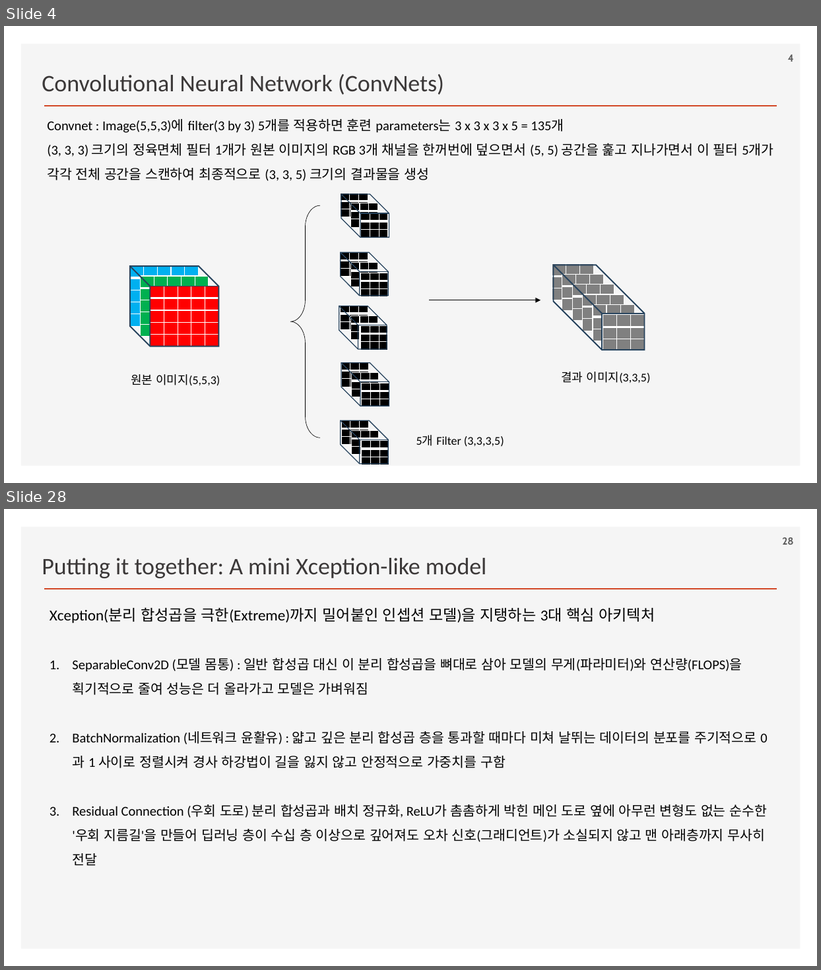
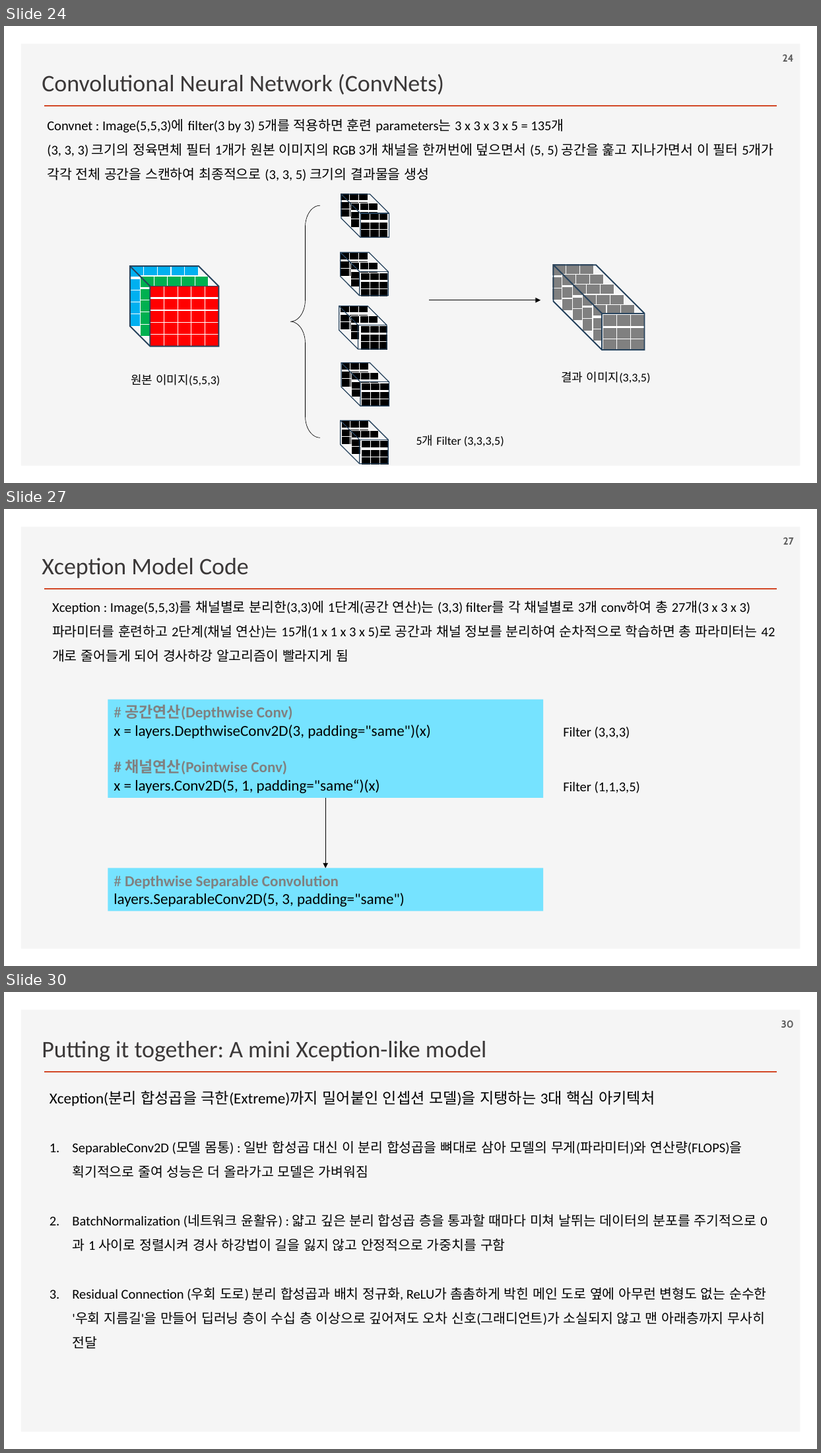
Before and after one commit to ancestor9/2026_Fall_Deep-Learning-with-Python, a slide deck: Chapter 09 ConvNet architecture patterns.pptx. Shown one above the other, each under a label of ours: slides 4 and 28 before the commit, slides 24, 27 and 30 after it; the slides between them are not shown. The pictures are 821x970 and 821x1453 pixels, drawn with LibreOffice and Linux fonts; fonts in the diff are those of the drawing; background and template pictures are left out. Boxes give left, top, right and bottom in pixels: in the first picture for what was removed or moved away, otherwise in the second. Text is boxed around its words. In the diff, an @@ line names an element or a change of style, - is before the commit and + after.

```diff
--- a/Chapter 09 ConvNet architecture patterns.pptx
+++ b/Chapter 09 ConvNet architecture patterns.pptx
@@ slide 27 added at (x1=4, y1=509, x2=817, y2=966), background #FFFFFF; not listed: 2 template elements that a slide beside it also shows @@
@@ page number added at (x1=783, y1=537, x2=794, y2=545), 12 pt, text #595959, bold @@
+27
@@ text added at (x1=42, y1=558, x2=249, y2=578), 28 pt, text #3B3838 @@
+Xception Model Code
@@ text added at (x1=52, y1=601, x2=757, y2=662), 16 pt, text #000000 @@
+Xception : Image(5,5,3)를 채널별로 분리한(3,3)에 1단계(공간 연산)는 (3,3) filter를 각 채널별로 3개 conv하여 총 27개(3 x 3 x 3) 파라미터를 훈련하고 2단계(채널 연산)는 15개(1 x 1 x 3 x 5)로 공간과 채널 정보를 분리하여 순차적으로 학습하면 총 파라미터는 42개로 줄어들게 되어 경사하강 알고리즘이 빨라지게 됨
@@ rectangle added at (x1=108, y1=700, x2=543, y2=799), fill #76E3FF, 18 pt, text #000000 @@
+# 공간연산(Depthwise Conv)
+x = layers.DepthwiseConv2D(3, padding="same")(x)
+# 채널연산(Pointwise Conv)
+x = layers.Conv2D(5, 1, padding="same“)(x)
@@ text added at (x1=563, y1=727, x2=630, y2=739), 16 pt, text #000000 @@
+Filter (3,3,3)
@@ text added at (x1=563, y1=782, x2=640, y2=793), 16 pt, text #000000 @@
+Filter (1,1,3,5)
@@ arrow added from (325, 798) to (325, 868), #000000 0.5 pt @@
@@ rectangle added at (x1=108, y1=868, x2=543, y2=912), fill #76E3FF, 18 pt, text #000000 @@
+# Depthwise Separable Convolution
+layers.SeparableConv2D(5, 3, padding="same")
@@ what was slide 4 is now slide 24 @@
@@ page number at (x1=783, y1=54, x2=794, y2=62): text changed @@
-4
+24
@@ what was slide 28 is now slide 30 @@
@@ page number at (x1=781, y1=1020, x2=794, y2=1028): text changed @@
-28
+30
```
Also in this commit, not shown: 6 slides changed, 7 other slides added, 1 other file.
